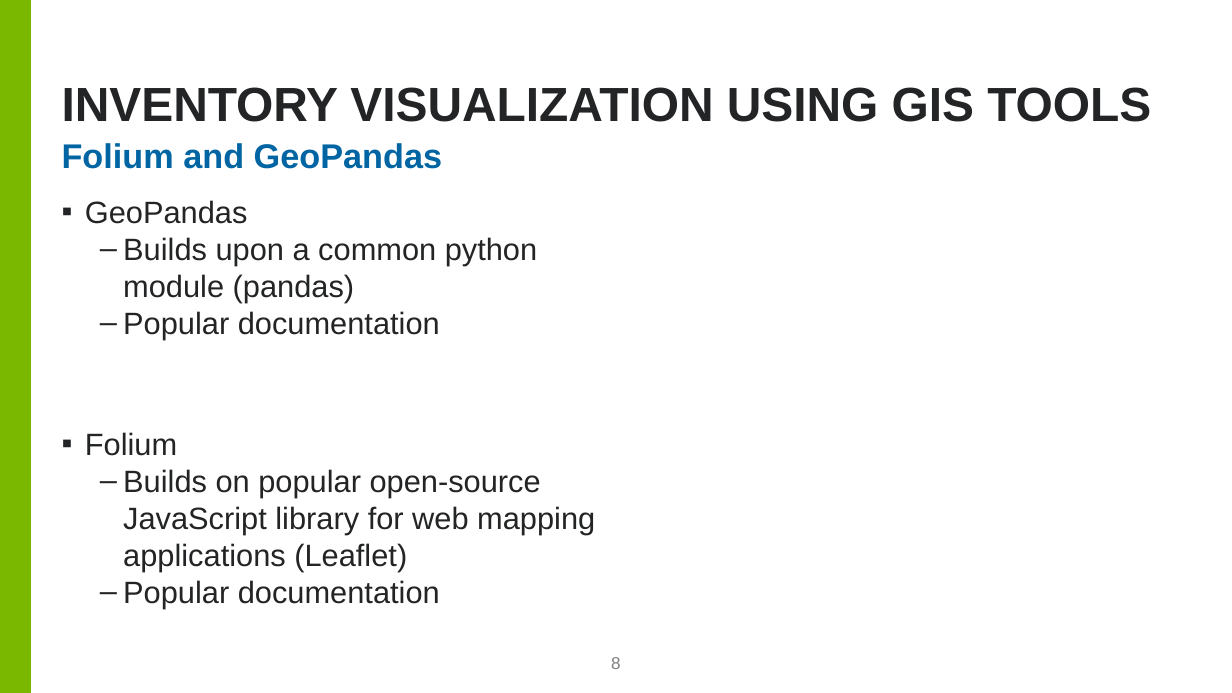
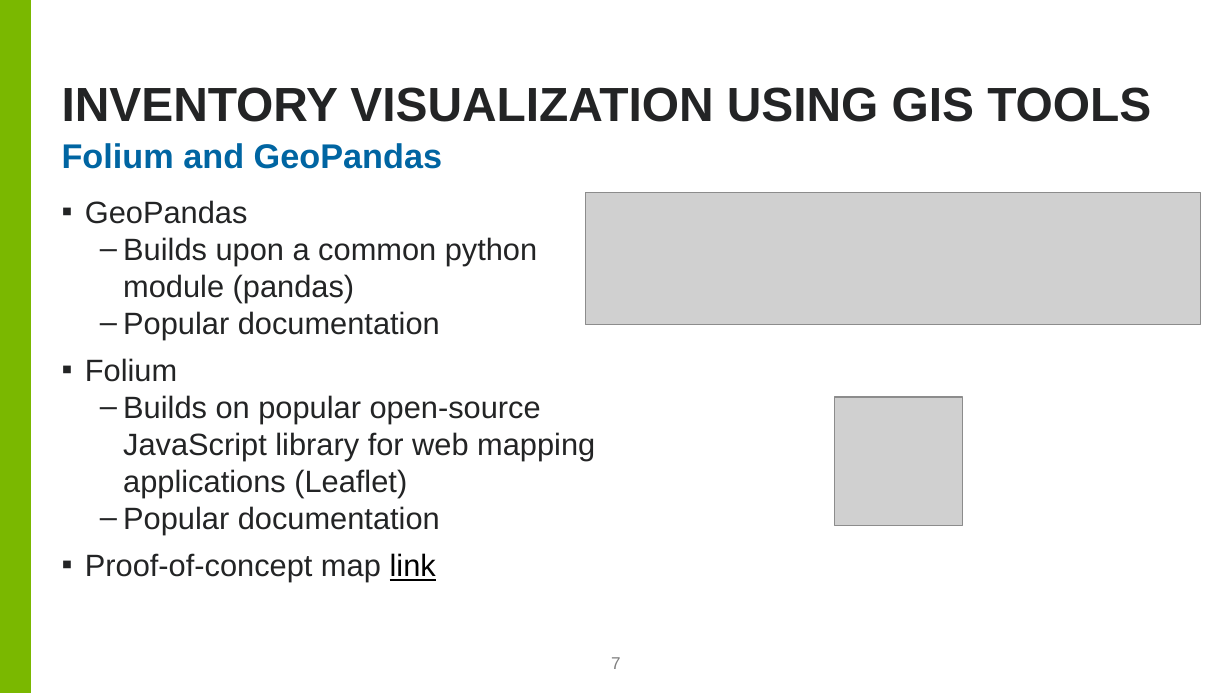
Before and after one commit to cslam7/aps-geoJson, a slide deck: slide 7 of Lam_Cory_Presentation.pptx (slide 8 before the commit). Drawn at 1232x693 pixels with LibreOffice and Linux fonts; fonts in the diff are those of the drawing; grey boxes stand for pictures; background and template pictures are left out. Boxes give left, top, right and bottom in pixels: in the first picture for what was removed or moved away, otherwise in the second. Text is boxed around its words. In the diff, an @@ line names an element or a change of style, - is before the commit and + after.

```diff
--- a/Lam_Cory_Presentation.pptx
+++ b/Lam_Cory_Presentation.pptx
@@ picture added at box(585, 192, 1201, 324) @@
@@ picture added at box(834, 397, 962, 525) @@
@@ text at box(85, 553, 436, 582): paragraph added @@
+▪ Proof-of-concept map link
@@ page number at box(611, 657, 621, 669): text changed @@
-8
+7
```
Also in this commit, not shown: 3 other slides changed, 2 slides removed, 2 other files.
